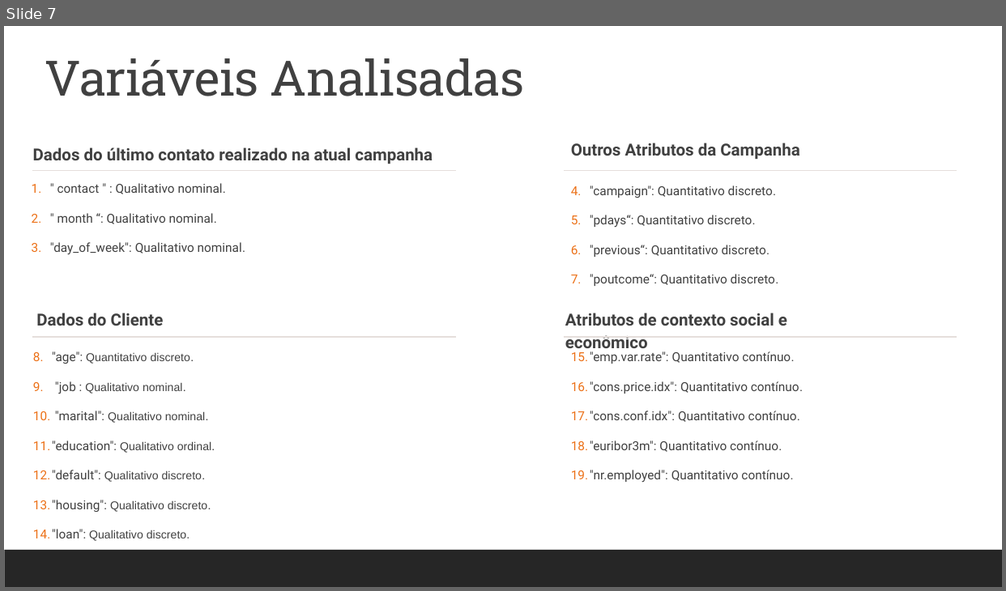
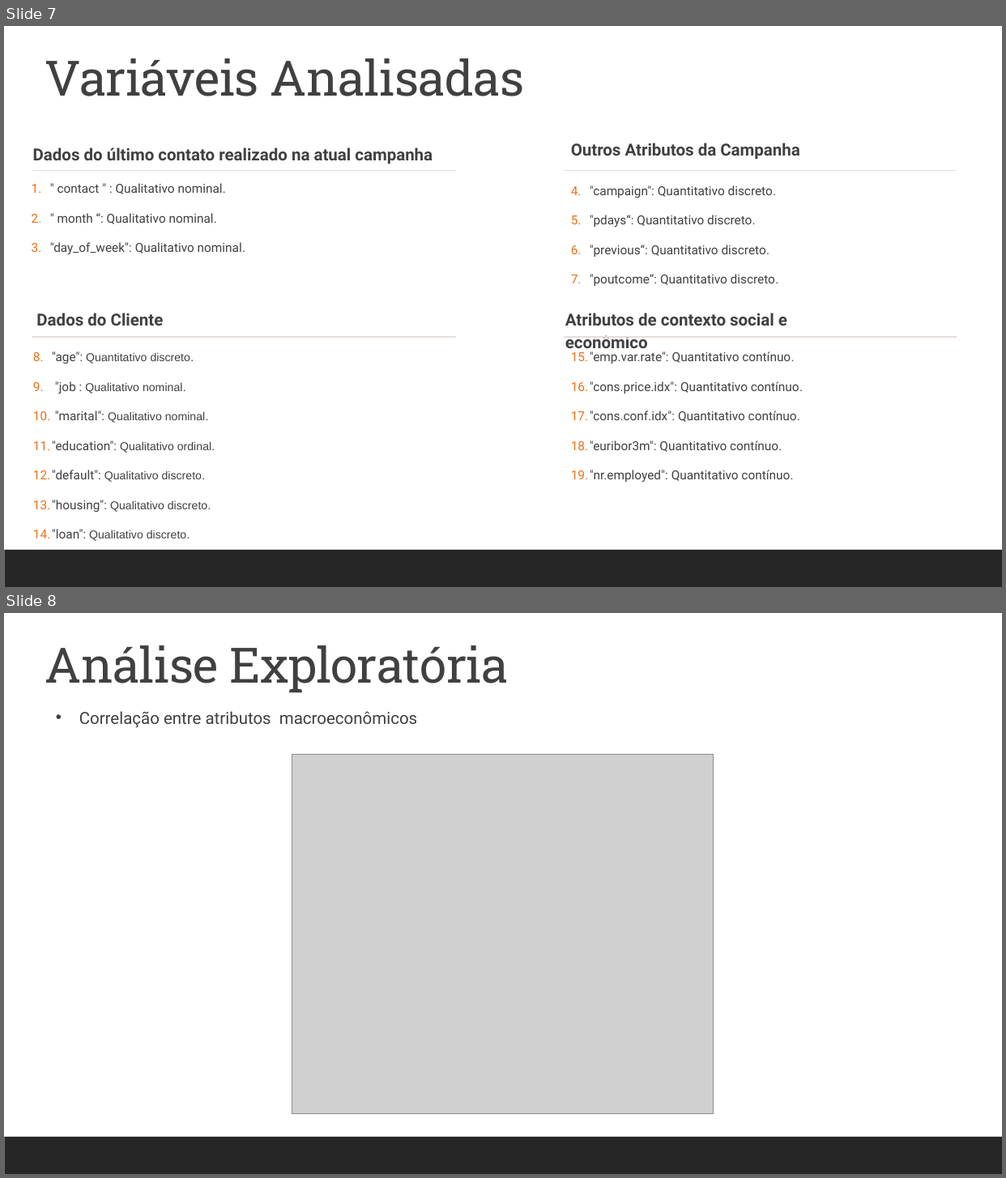
Before and after one commit to pedrosouzalv/PO-233, a slide deck: Projeto de PO-233.pptx. Shown one above the other, each under a label of ours: slide 7 before the commit, slides 7 and 8 after it. The pictures are 1006x591 and 1006x1178 pixels, drawn with LibreOffice and Linux fonts; fonts in the diff are those of the drawing; grey boxes stand for pictures. Boxes give left, top, right and bottom in pixels: in the first picture for what was removed or moved away, otherwise in the second. Text is boxed around its words. In the diff, an @@ line names an element or a change of style, - is before the commit and + after.

```diff
--- a/Projeto de PO-233.pptx
+++ b/Projeto de PO-233.pptx
@@ slide 8 added at [4, 613, 1002, 1174], background #FFFFFF; not listed: 1 template element that a slide beside it also shows @@
@@ text added at [45, 645, 508, 693], 47 pt, text #404040 @@
+Análise Exploratória
@@ text added at [79, 711, 417, 728], 16 pt, text #404040 @@
+• Correlação entre atributos macroeconômicos
@@ picture added at [292, 755, 714, 1114] @@
```
Also in this commit, not shown: 1 slide changed, 1 other slide added, 7 other files.
